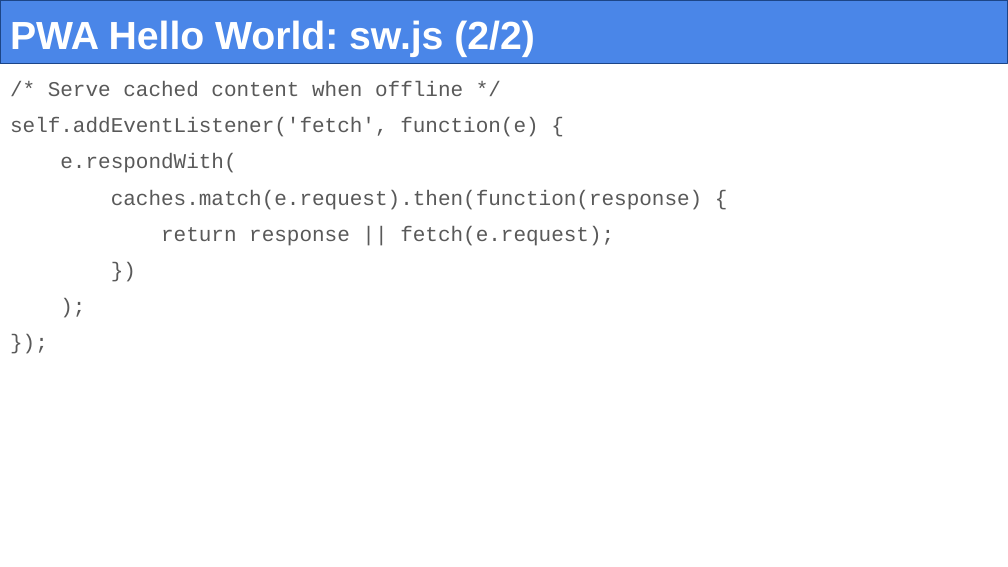
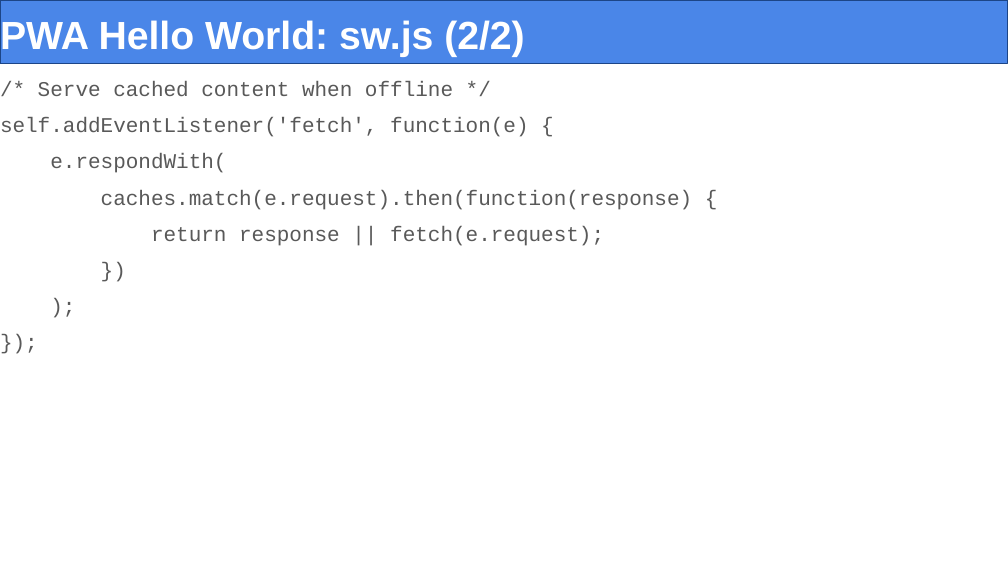
Before and after one commit to nonnt66v2/Tech-web-montellaForked, a slide deck: slide 27 of slide/08-Tecnologie_Web-Progressive_Web_Apps.pptx. Drawn at 1008x567 pixels with LibreOffice and Linux fonts; fonts in the diff are those of the drawing. Boxes give left, top, right and bottom in pixels: in the first picture for what was removed or moved away, otherwise in the second. Text is boxed around its words. In the diff, an @@ line names an element or a change of style, - is before the commit and + after.

```diff
--- a/slide/08-Tecnologie_Web-Progressive_Web_Apps.pptx
+++ b/slide/08-Tecnologie_Web-Progressive_Web_Apps.pptx
@@ title "PWA Hello World: sw.js (2/2)" at [0,0,1008,64]: outline #1C4587 0.75 pt to #1C4587 0.74 pt @@
@@ text "/* Serve cached content when ...": place and size @@
-text "/* Serve cached content when ..." at [10,81,703,246]
+text "/* Serve cached content when ..." at [0,81,693,246]
```
Also in this commit, not shown: 32 other slides changed, 11 other files.
